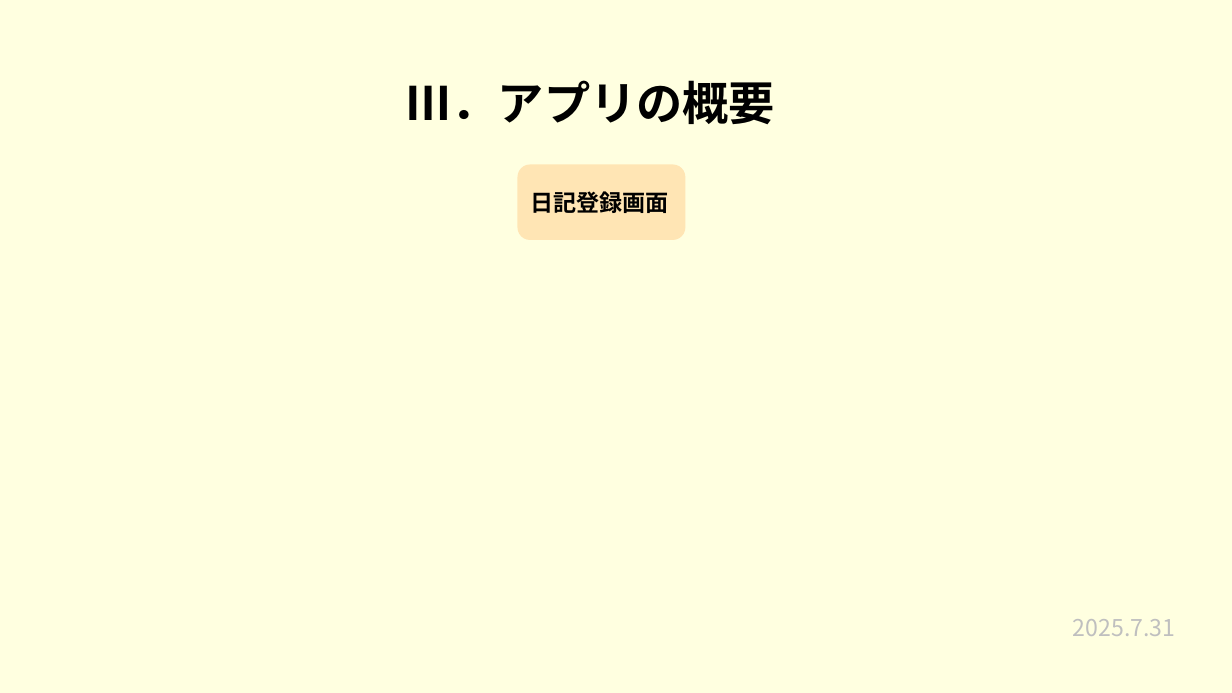
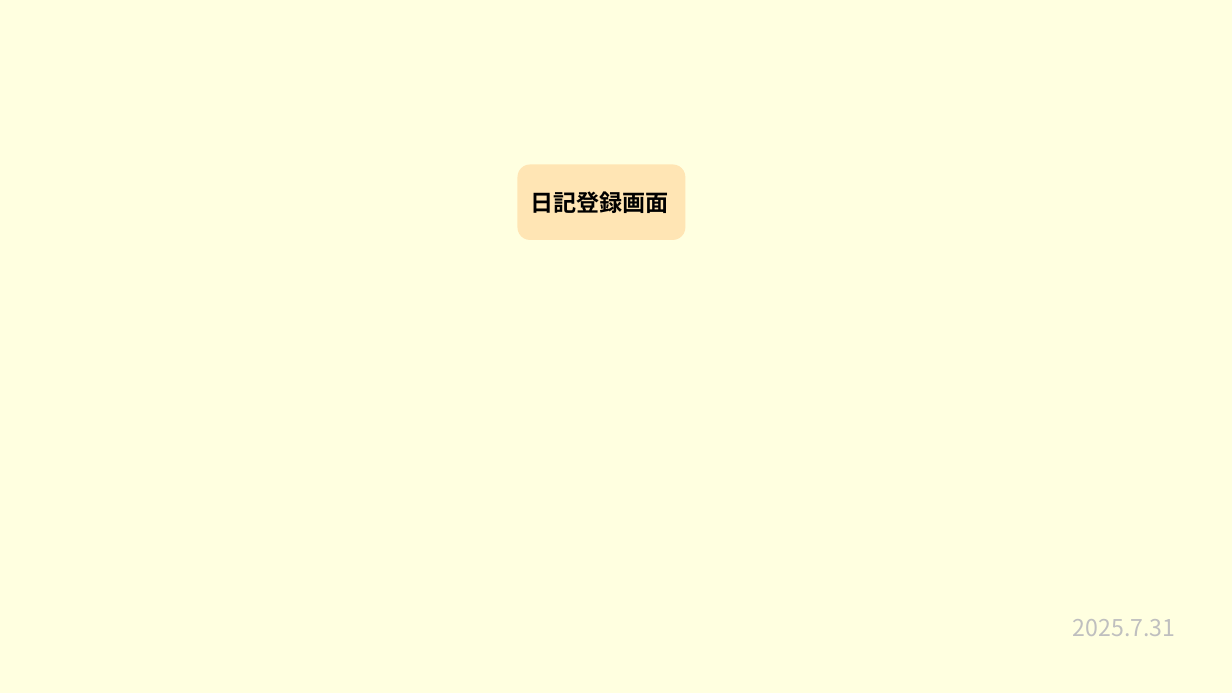
Before and after one commit to plusdojo2025/a2-7, a slide deck: slide 9 of 発表準備/7月成果発表会.pptx. Drawn at 1232x693 pixels with LibreOffice and Linux fonts; fonts in the diff are those of the drawing. Boxes give left, top, right and bottom in pixels: in the first picture for what was removed or moved away, otherwise in the second. Text is boxed around its words. In the diff, an @@ line names an element or a change of style, - is before the commit and + after.

```diff
--- a/発表準備/7月成果発表会.pptx
+++ b/発表準備/7月成果発表会.pptx
@@ title removed at <box>406,80,776,124</box> @@
-Ⅲ．アプリの概要
```
Also in this commit, not shown: 7 other slides changed.
